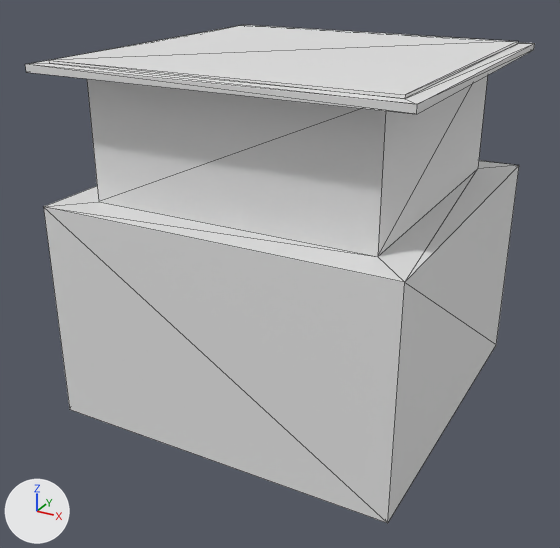
Renders of the glTF model build/models/elevator.glb from each side of a commit.
Rendered twice from a 50 mm camera at (0.977, -1.899, 0.785) aimed at (-0.025, -0.078, -0.126). Arrows for +X, +Y and +Z are at lower left; the lights stay in place. Mesh edges are drawn as thin lines. Vertices at the same position are counted once.
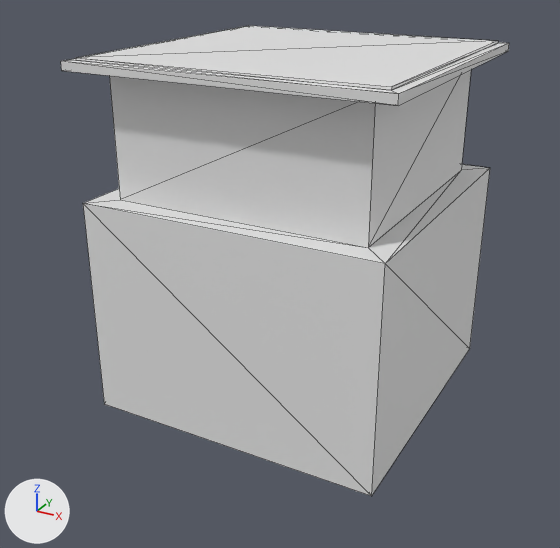
Location of each change, (x1, y1, x2, y2) in pixels of the pictures (560 x 548 px):
'Cube', reshaped (12% narrower)
    before: (25, 25, 535, 523)
    after: (61, 26, 509, 496)

What the commit changed:
me_cube has 32 vertices, 60 faces and spans x -0.5..0.5, y -0.5..0.5, z -0.5..0.5.
me_cube is used by ob_cube; location (0.0, 0.0, 0.0).
Part 1, on me_cube:
Vertex 0 of me_cube moves from (0.5, -0.5, -0.5) at pixel (387, 523) to (0.429, -0.429, -0.5) at pixel (371, 496).
Vertex 1 of me_cube moves from (0.5, -0.5, 0.128) at pixel (404, 282) to (0.429, -0.429, 0.128) at pixel (385, 263).
Vertex 2 of me_cube moves from (-0.5, -0.5, 0.128) at pixel (43, 206) to (-0.429, -0.429, 0.128) at pixel (82, 203).
Vertex 3 of me_cube moves from (-0.5, -0.5, -0.5) at pixel (69, 409) to (-0.429, -0.429, -0.5) at pixel (104, 404).
Vertex 4 of me_cube moves from (0.5, 0.5, -0.5) at pixel (496, 344) to (0.429, 0.429, -0.5) at pixel (469, 348).
Vertex 5 of me_cube moves from (0.5, 0.5, 0.128) at pixel (519, 165) to (0.429, 0.429, 0.128) at pixel (490, 167).
Vertex 6 of me_cube moves from (0.399, -0.399, 0.474) to (0.36, -0.36, 0.474).
Vertex 7 of me_cube moves from (-0.399, -0.399, 0.474) to (-0.36, -0.36, 0.474).
Vertex 8 of me_cube moves from (-0.399, -0.399, 0.128) at pixel (98, 201) to (-0.36, -0.36, 0.128) at pixel (120, 199).
Vertex 9 of me_cube moves from (0.399, -0.399, 0.128) at pixel (377, 256) to (0.36, -0.36, 0.128) at pixel (368, 247).
Vertex 10 of me_cube moves from (-0.5, 0.5, 0.128) to (-0.429, 0.429, 0.128).
Vertex 11 of me_cube moves from (-0.5, 0.5, -0.5) to (-0.429, 0.429, -0.5).
Vertex 12 of me_cube moves from (0.461, 0.461, 0.5) at pixel (518, 41) to (0.415, 0.415, 0.504) at pixel (498, 40).
Vertex 13 of me_cube moves from (-0.461, 0.461, 0.5) at pixel (243, 24) to (-0.415, 0.415, 0.504) at pixel (248, 25).
Vertex 14 of me_cube moves from (-0.461, -0.461, 0.5) at pixel (48, 60) to (-0.415, -0.415, 0.504) at pixel (75, 57).
Vertex 15 of me_cube moves from (0.461, -0.461, 0.5) at pixel (405, 94) to (0.415, -0.415, 0.504) at pixel (391, 86).
Vertex 16 of me_cube moves from (0.461, 0.461, 0.492) at pixel (517, 43) to (0.415, 0.415, 0.497) at pixel (497, 43).
Vertex 17 of me_cube moves from (0.461, -0.461, 0.492) at pixel (404, 98) to (0.415, -0.415, 0.497) at pixel (391, 90).
Vertex 18 of me_cube moves from (-0.461, 0.461, 0.492) to (-0.415, 0.415, 0.497).
Vertex 19 of me_cube moves from (-0.461, -0.461, 0.492) at pixel (49, 63) to (-0.415, -0.415, 0.497) at pixel (75, 60).
Vertex 20 of me_cube moves from (-0.5, -0.5, 0.474) at pixel (26, 72) to (-0.441, -0.441, 0.474) at pixel (61, 70).
Vertex 21 of me_cube moves from (-0.5, 0.5, 0.474) to (-0.441, 0.441, 0.474).
Vertex 22 of me_cube moves from (-0.399, 0.399, 0.474) to (-0.36, 0.36, 0.474).
Vertex 23 of me_cube moves from (0.5, -0.5, 0.474) at pixel (416, 114) to (0.441, -0.441, 0.474) at pixel (398, 105).
Vertex 24 of me_cube moves from (0.5, 0.5, 0.474) at pixel (533, 49) to (0.441, 0.441, 0.474) at pixel (508, 51).
Vertex 25 of me_cube moves from (0.399, 0.399, 0.474) to (0.36, 0.36, 0.474).
Vertex 26 of me_cube moves from (0.399, 0.399, 0.128) at pixel (477, 168) to (0.36, 0.36, 0.128) at pixel (461, 170).
Vertex 27 of me_cube moves from (-0.399, 0.399, 0.128) to (-0.36, 0.36, 0.128).
Vertex 28 of me_cube moves from (0.5, -0.5, 0.492) at pixel (417, 104) to (0.441, -0.441, 0.497) at pixel (398, 93).
Vertex 29 of me_cube moves from (-0.5, -0.5, 0.492) at pixel (25, 64) to (-0.441, -0.441, 0.497) at pixel (60, 61).
Vertex 30 of me_cube moves from (-0.5, 0.5, 0.492) at pixel (240, 25) to (-0.441, 0.441, 0.497) at pixel (245, 26).
Vertex 31 of me_cube moves from (0.5, 0.5, 0.492) at pixel (534, 43) to (0.441, 0.441, 0.497) at pixel (509, 42).
